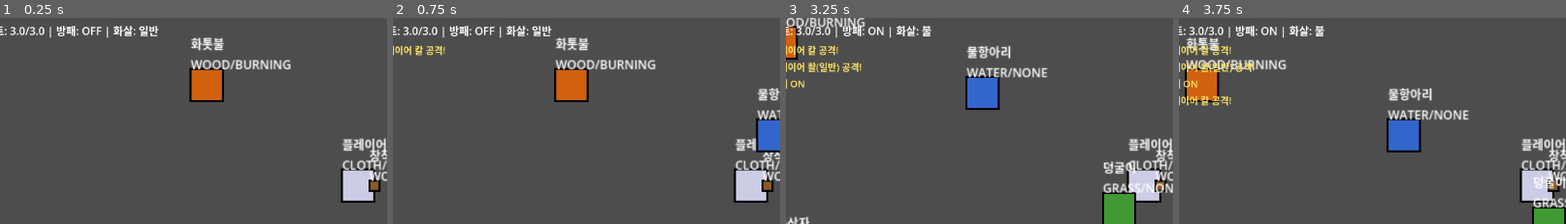
Above: before the commit, frames 1-4 (left to right).
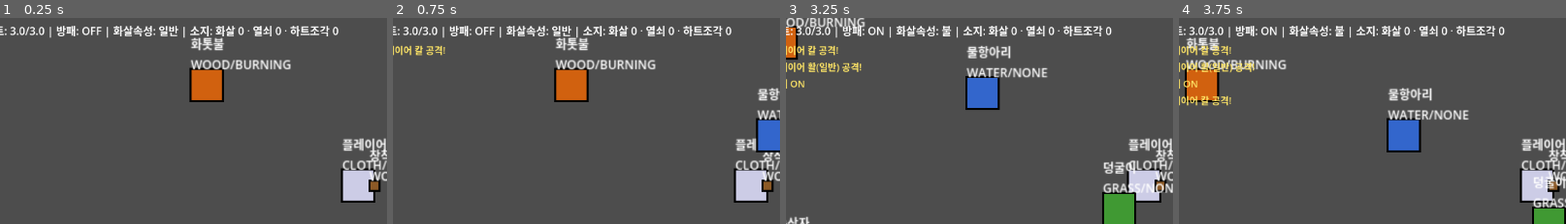
Above: after the commit, the same moments.

Repository: 50seok/ZeldaLike
Game: Godot game, scene res://scenes/playground/playground.tscn
Two runs of this game, one before a commit and one after it. Both use one fixed random seed, a clock stepped at 60 frames per second and the inputs below. This scene is started directly instead of the project's main scene.
Inputs:
- Up to frame 1 (0.25 s): no input
- Up to frame 2 (0.75 s): tap Enter at 0.5 s; hold Right (ui_right) from 0.53 s (still down); tap Z at 0.6 s
- Up to frame 3 (3.25 s): tap Space at 0.77, 1.52, 3.02 s; release Right (ui_right) at 1.28 s; hold Down (ui_down) 1.28-2.03 s; tap X at 1.35 s; hold Right (ui_right) 2.03-2.78 s; tap C at 2.1 s; hold Up (ui_up) from 2.78 s (still down); tap Tab at 2.85 s
- Up to frame 4 (3.75 s): release Up (ui_up) at 3.53 s; hold Left (ui_left) from 3.53 s (still down); tap Z at 3.6 s
The pictures show only the part of the screen within x 4-54%, y 12-62%; the shares and areas given below are measured in that part.

The runs differ from the first frame. In frame 1, 1.3% of the frame differs, in the area x 34-88%, y 3-10%; in frame 2, 1.3%; in frame 3, 1.3%; in frame 4, 1.3%.

Commit message:
feat: 아이템 획득 로그 + 소지품 상태창 표시 (playground)

Diff:
--- a/project/scenes/playground/playground.gd
+++ b/project/scenes/playground/playground.gd
@@ -76,18 +76,33 @@
 	_player.did_shield_toggle.connect(func(active): _log("방패 %s" % ("ON" if active else "OFF")))
 	_player.damaged.connect(func(amount): _log("플레이어 피격 -%.1f" % amount))
 	_player.died.connect(func(): _log("플레이어 사망..."))
+	_player.item_collected.connect(func(item_id, count): _log("%s 획득! (+%d)" % [_item_display_name(item_id), count]))
 	_vine.damaged.connect(func(amount): _log("덩굴이 피격 -%.1f" % amount))
 	_vine.died.connect(func(): _log("덩굴이 처치!"))
+
+
+func _item_display_name(item_id: String) -> String:
+	match item_id:
+		ItemIds.HEART: return "하트"
+		ItemIds.ARROW: return "화살"
+		ItemIds.SMALL_KEY: return "작은 열쇠"
+		ItemIds.BOSS_KEY: return "보스 열쇠"
+		ItemIds.HEART_PIECE: return "하트조각"
+		_: return item_id
 
 
 func _process(_delta: float) -> void:
 	if not is_instance_valid(_player):
 		return
 	var tool_name := "불" if _player.current_tool == Player.ToolType.FIRE else "일반"
-	_status_label.text = "하트: %.1f/%.1f | 방패: %s | 화살: %s" % [
+	var inv := _player.inventory
+	_status_label.text = "하트: %.1f/%.1f | 방패: %s | 화살속성: %s | 소지: 화살 %d · 열쇠 %d · 하트조각 %d" % [
 		_player.hearts, _player.max_hearts,
 		("ON" if _player.shield_active else "OFF"),
 		tool_name,
+		inv.get_count(ItemIds.ARROW),
+		inv.get_count(ItemIds.SMALL_KEY),
+		inv.get_count(ItemIds.HEART_PIECE),
 	]
 
 
